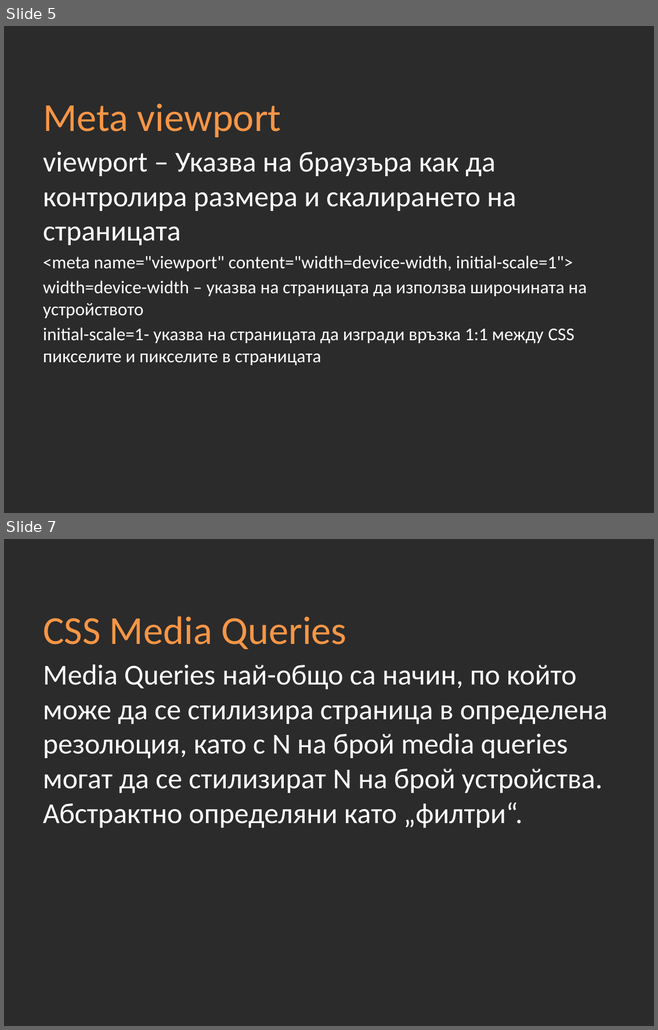
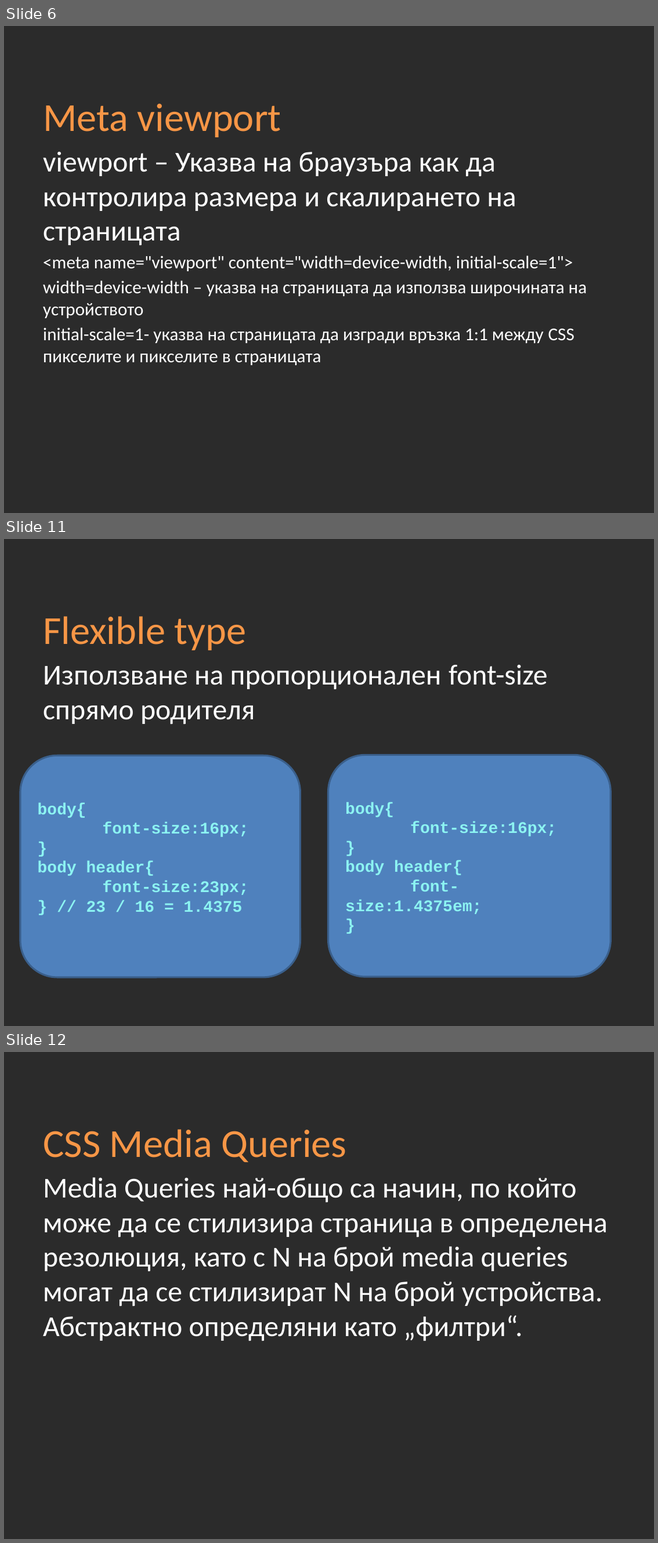
Before and after one commit to Academy-Soft-Intellect/Front-End-Course, a slide deck: 08-Adaptive-Design/09-Adaptive-Design.pptx. Shown one above the other, each under a label of ours: slides 5 and 7 before the commit, slides 6, 11 and 12 after it; the slides between them are not shown. The pictures are 658x1030 and 658x1543 pixels, drawn with LibreOffice and Linux fonts; fonts in the diff are those of the drawing; background and template pictures are left out; a plain dark background stands for a picture behind light text. Boxes give left, top, right and bottom in pixels: in the first picture for what was removed or moved away, otherwise in the second. Text is boxed around its words. In the diff, an @@ line names an element or a change of style, - is before the commit and + after.

```diff
--- a/08-Adaptive-Design/09-Adaptive-Design.pptx
+++ b/08-Adaptive-Design/09-Adaptive-Design.pptx
@@ slide 11 added at [4,539,654,1026], background picture (left out) @@
@@ title added at [43,616,246,650], 44 pt, text #F79646 @@
+Flexible type
@@ text added at [43,665,547,724], 32 pt, text #FFFFFF @@
+Използване на пропорционален font-size спрямо родителя
@@ rounded rectangle added at [20,755,300,977], fill #4F81BD, outline #3A5F8C 2 pt, 18 pt, text #8CF4F2, bold @@
+body{
+font-size:16px;
+}
+body header{
+font-size:23px;
+} // 23 / 16 = 1.4375
@@ rounded rectangle added at [328,755,611,977], fill #4F81BD, outline #3A5F8C 2 pt, 18 pt, text #8CF4F2, bold @@
+body{
+font-size:16px;
+}
+body header{
+font-size:1.4375em;
+}
@@ what was slide 5 is now slide 6 @@
@@ what was slide 7 is now slide 12 @@
```
Also in this commit, not shown: 2 slides changed, 6 other slides added, 2 slides removed.
